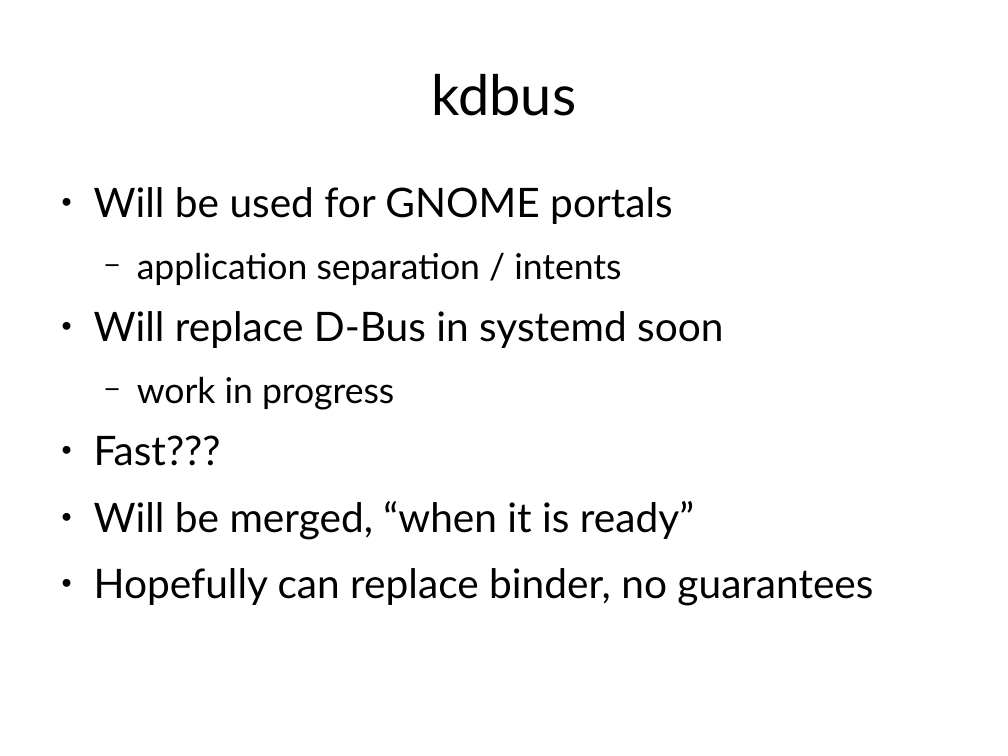
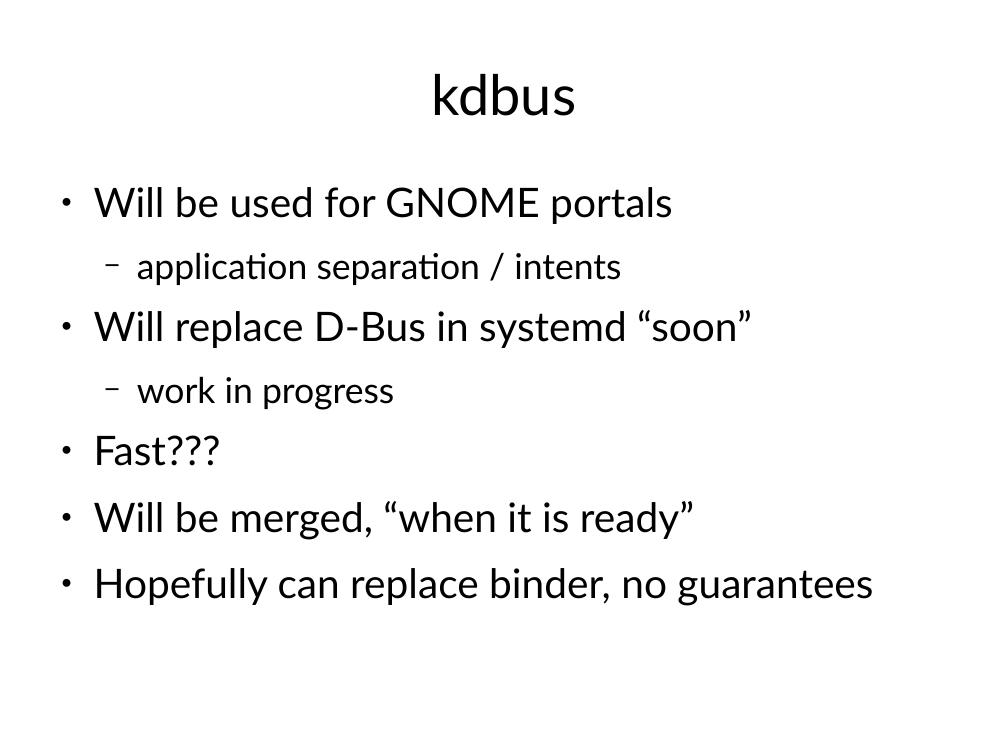
Before and after one commit to gregkh/presentation-kdbus, a slide deck: slide 21 of kdbus.odp. Drawn at 1008x756 pixels with LibreOffice and Linux fonts; fonts in the diff are those of the drawing. Boxes give left, top, right and bottom in pixels: in the first picture for what was removed or moved away, otherwise in the second. Text is boxed around its words. In the diff, an @@ line names an element or a change of style, - is before the commit and + after.

```diff
--- a/kdbus.odp
+++ b/kdbus.odp
@@ text at box(94, 310, 752, 348): text changed @@
-● Will replace D-Bus in systemd soon
+● Will replace D-Bus in systemd “soon”
```
Also in this commit, not shown: 7 other slides changed, 2 slides removed.
